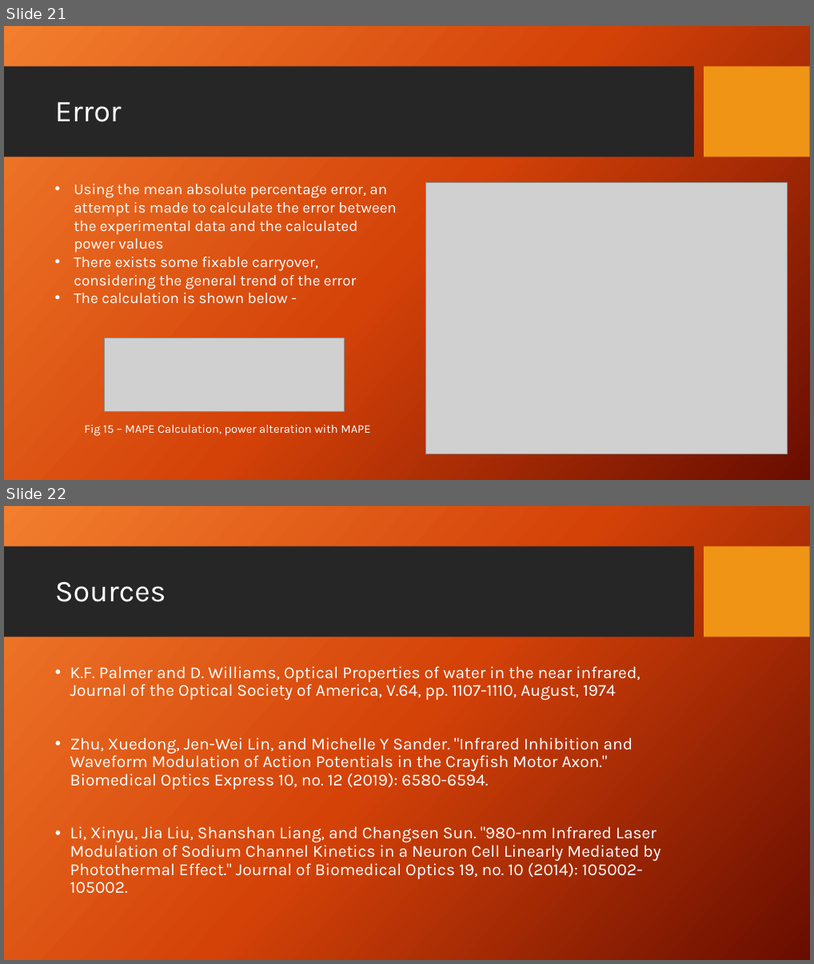
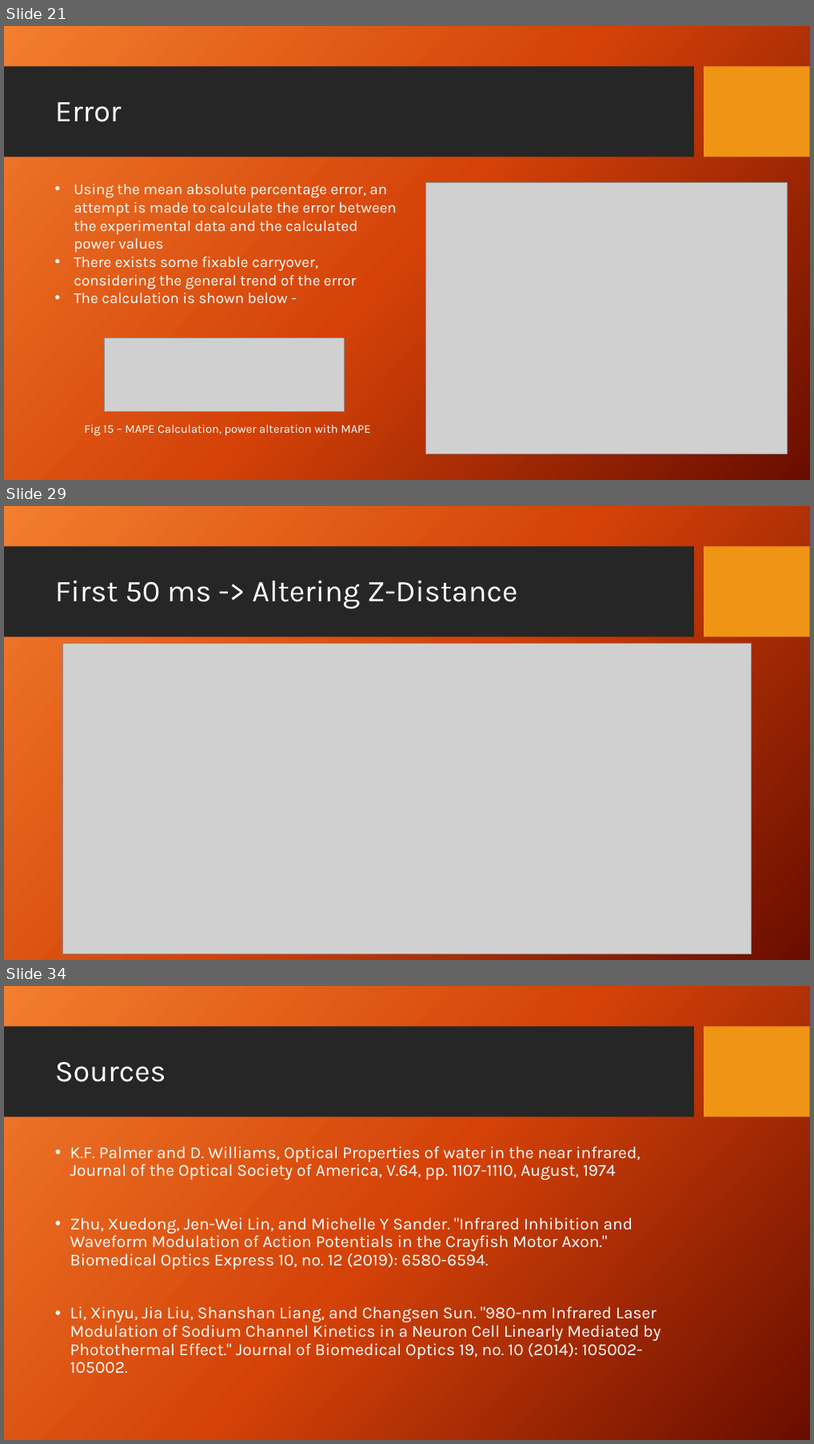
Before and after one commit to dbhatia00/NeuronSimulation, a slide deck: Presentations/Fall Updates/FallUpdate3.pptx. Shown one above the other, each under a label of ours: slides 21 and 22 before the commit, slides 21, 29 and 34 after it; the slides between them are not shown. The pictures are 814x964 and 814x1444 pixels, drawn with LibreOffice and Linux fonts; fonts in the diff are those of the drawing; grey boxes stand for pictures; background and template pictures are left out. Boxes give left, top, right and bottom in pixels: in the first picture for what was removed or moved away, otherwise in the second. Text is boxed around its words. In the diff, an @@ line names an element or a change of style, - is before the commit and + after.

```diff
--- a/Presentations/Fall Updates/FallUpdate3.pptx
+++ b/Presentations/Fall Updates/FallUpdate3.pptx
@@ slide 29 added at (4,506,810,960), background picture (left out); not listed: 2 template elements that a slide beside it also shows @@
@@ title added at (55,580,518,608), 36 pt, text #FFFFFF @@
+First 50 ms -> Altering Z-Distance
@@ picture added at (62,644,752,954) @@
@@ what was slide 22 is now slide 34 @@
```
Also in this commit, not shown: 1 slide changed, 12 other slides added, 1 other file.
